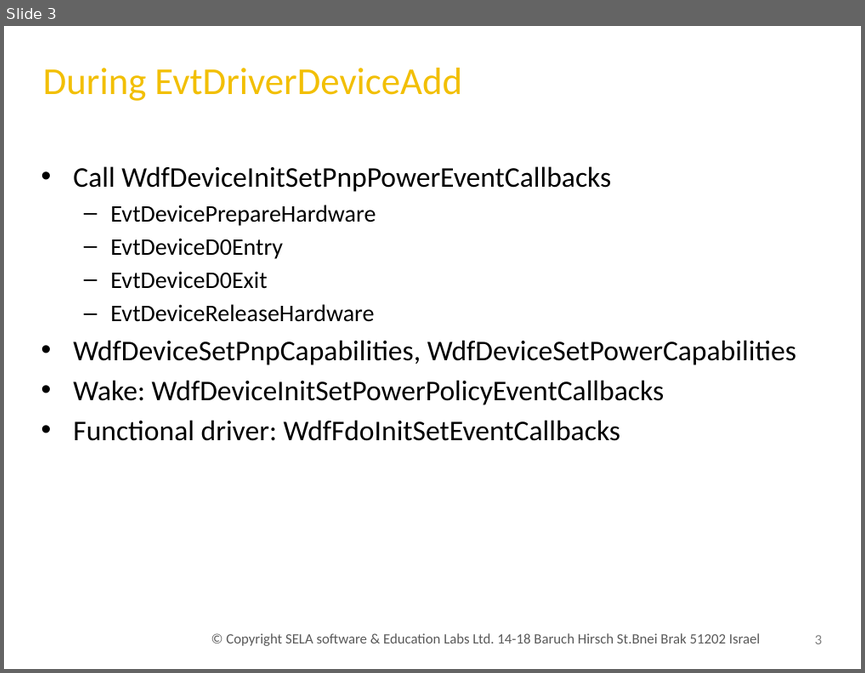
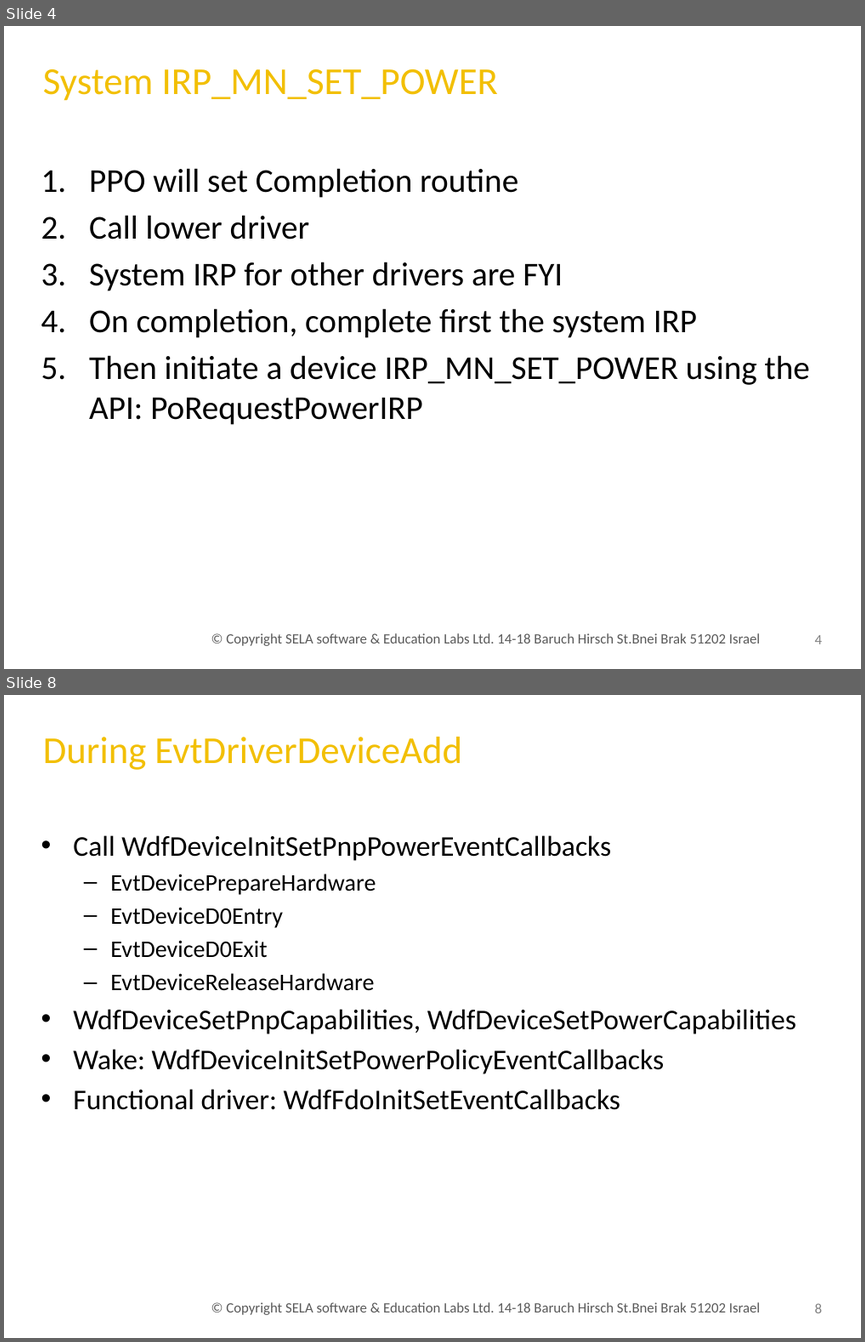
Before and after one commit to uri247/Projects, a slide deck: pmgmt/Pow040.Kmdf.pptx. Shown one above the other, each under a label of ours: slide 3 before the commit, slides 4 and 8 after it; the slides between them are not shown. The pictures are 865x673 and 865x1342 pixels, drawn with LibreOffice and Linux fonts; fonts in the diff are those of the drawing; background and template pictures are left out. Boxes give left, top, right and bottom in pixels: in the first picture for what was removed or moved away, otherwise in the second. Text is boxed around its words. In the diff, an @@ line names an element or a change of style, - is before the commit and + after.

```diff
--- a/pmgmt/Pow040.Kmdf.pptx
+++ b/pmgmt/Pow040.Kmdf.pptx
@@ slide 4 added at (4,26,861,669), background picture (left out) @@
@@ title added at (43,69,498,101), 32 pt, text gradient #DC8506 to #F2BF04 to #FFFFCC @@
+System IRP_MN_SET_POWER
@@ text added at (89,168,810,425), 28 pt, text #000000 @@
+1. PPO will set Completion routine
+2. Call lower driver
+3. System IRP for other drivers are FYI
+4. On completion, complete first the system IRP
+5. Then initiate a device IRP_MN_SET_POWER using the API: PoRequestPowerIRP
@@ text added at (226,633,760,646), 12 pt, text #595959 @@
+© Copyright SELA software & Education Labs Ltd. 14-18 Baruch Hirsch St.Bnei Brak 51202 Israel
@@ page number added at (815,635,822,644), 12 pt, text #808080 @@
+4
@@ what was slide 3 is now slide 8 @@
@@ page number at (815,1303,822,1313): text changed @@
-3
+8
```
Also in this commit, not shown: 2 slides changed, 4 other slides added, 19 other files.
